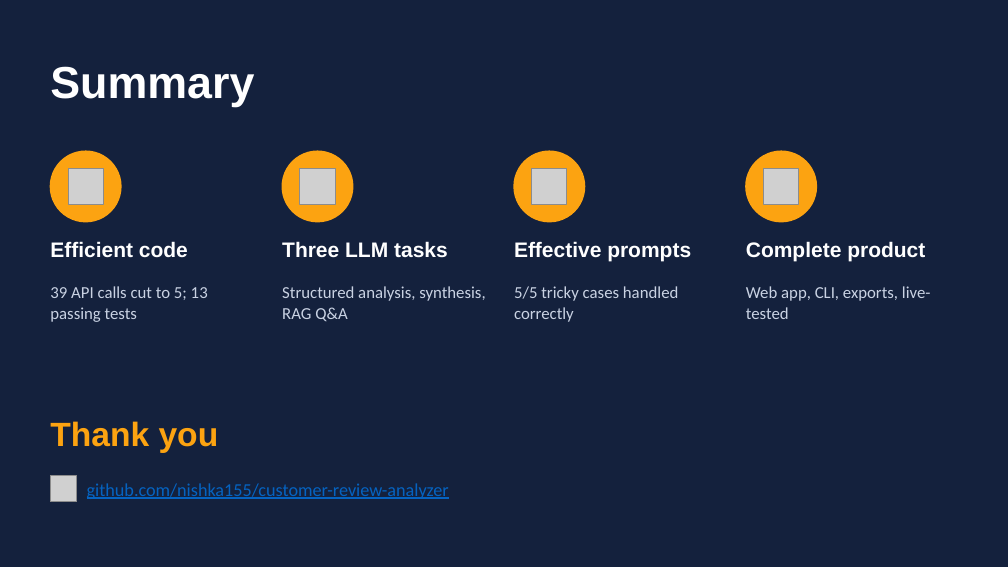
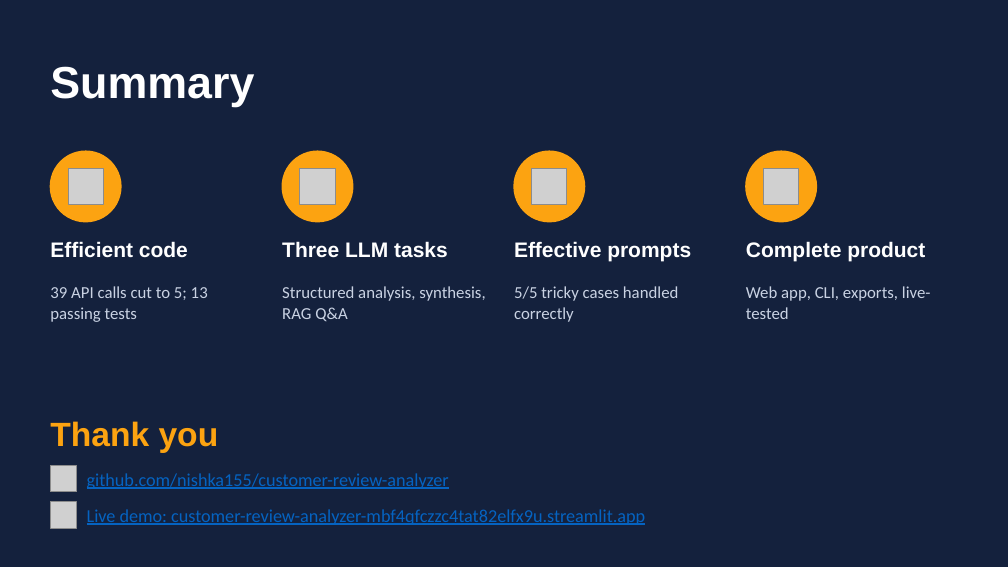
Before and after one commit to nishka155/customer-review-analyzer, a slide deck: slide 12 of presentation/Customer_Review_Analyzer.pptx. Drawn at 1008x567 pixels with LibreOffice and Linux fonts; fonts in the diff are those of the drawing; grey boxes stand for pictures. Boxes give left, top, right and bottom in pixels: in the first picture for what was removed or moved away, otherwise in the second. Text is boxed around its words. In the diff, an @@ line names an element or a change of style, - is before the commit and + after.

```diff
--- a/presentation/Customer_Review_Analyzer.pptx
+++ b/presentation/Customer_Review_Analyzer.pptx
@@ picture: place and size @@
-picture at (50,476,77,502)
+picture at (50,466,77,492)
@@ text "github.com/nishka155/customer-review-analyzer": place and size @@
-text "github.com/nishka155/customer-review-analyzer" at (87,483,449,499)
+text "github.com/nishka155/customer-review-analyzer" at (87,473,449,489)
@@ picture added at (50,502,77,528) @@
@@ text added at (87,509,645,525), 13 pt, text #0563C1, underline @@
+Live demo: customer-review-analyzer-mbf4qfczzc4tat82elfx9u.streamlit.app
```
Also in this commit, not shown: 1 other slide changed, 1 other file.
